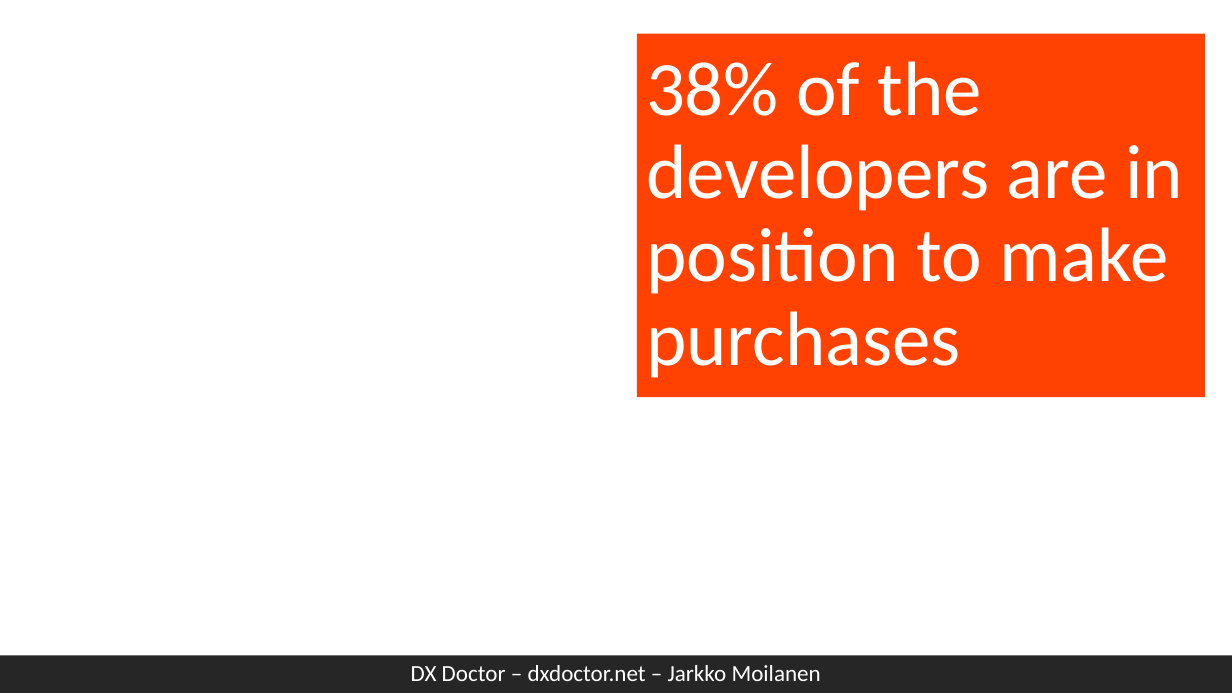
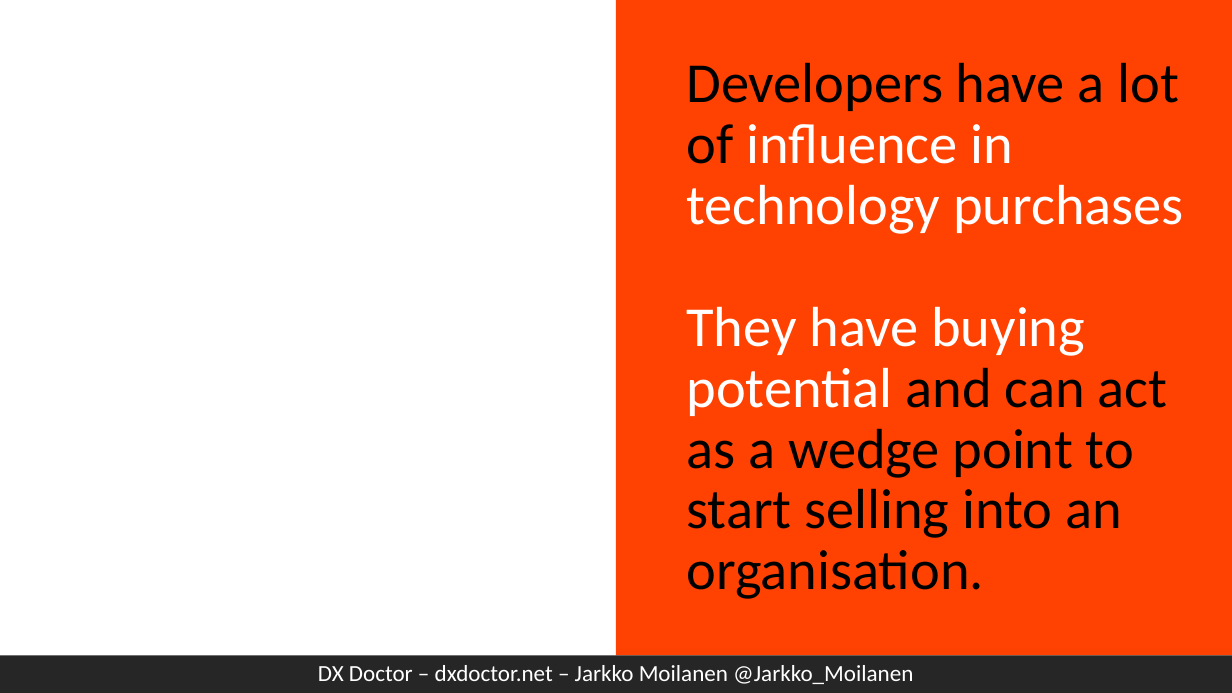
Before and after one commit to kyyberi/dxdoctor, a slide deck: slide 3 of presentations/issue-nov-2019.pptx. Drawn at 1232x693 pixels with LibreOffice and Linux fonts; fonts in the diff are those of the drawing; background and template pictures are left out. Boxes give left, top, right and bottom in pixels: in the first picture for what was removed or moved away, otherwise in the second. Text is boxed around its words. In the diff, an @@ line names an element or a change of style, - is before the commit and + after.

```diff
--- a/presentations/issue-nov-2019.pptx
+++ b/presentations/issue-nov-2019.pptx
@@ rectangle added at box(616, 0, 677, 655), fill #FF4201 @@
@@ title "Developers have a lot of ...": place and size @@
-title "Developers have a lot of ..." at box(637, 33, 1205, 396)
+title "Developers have a lot of ..." at box(677, 0, 1232, 655)
@@ title at box(686, 62, 1184, 599): text changed; size 60 to 44 pt; text colour #FFFFFF to #000000 @@
-38% of the developers are in position to make purchases
+Developers have a lot of influence in technology purchases
+They have buying potential and can act as a wedge point to start selling into an organisation.
@@ text in rectangle at box(318, 665, 913, 684): text changed @@
-DX Doctor – dxdoctor.net – Jarkko Moilanen
+DX Doctor – dxdoctor.net – Jarkko Moilanen @Jarkko_Moilanen
```
Also in this commit, not shown: 5 other slides changed, 11 slides added, 1 other file.
